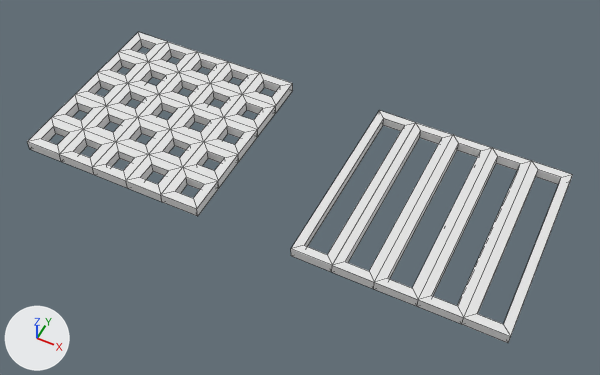
One commit to the Blender file Models + Textures/Work in Progress/Grate.blend: the scene before it, then after it.
One viewpoint serves both versions: a 50 mm camera at (2.94, -13.52, 15.97) aimed at (-3.63, -0.38, -0.45). The axes (+X, +Y, +Z) are drawn at lower left. The lights are the same throughout. Mesh edges are drawn as thin lines.

Script lines for the objects in view, before the commit:
```python
me_plane = bpy.data.meshes.new('Plane')
me_plane.from_pydata(...)  # 272 vertices, 320 faces; spans x -10.67..-5.38, y -2.65..2.65, z -0.14..0.14
me_plane_001 = bpy.data.meshes.new('Plane.001')
me_plane_001.from_pydata(...)  # 64 vertices, 72 faces; spans x -2.71..2.71, y -2.71..2.71, z -0.14..0.14
ob_plane = bpy.data.objects.new('Plane', me_plane)
ob_plane.location = (0.0, 0.0, 0.0)
ob_plane_001 = bpy.data.objects.new('Plane.001', me_plane_001)
ob_plane_001.location = (0.0, 0.0, 0.0)
```
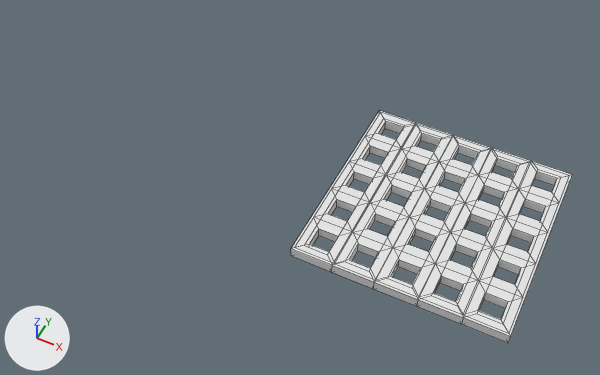
Location of each change, [x1, y1, x2, y2] in pixels of the pictures (600 x 375 px):
'Plane', mesh moved
    before: [27, 32, 293, 216]
    after: [295, 112, 570, 333]
'Plane.001', unchanged, covered by the edit
    both: [291, 110, 573, 343]

Edits to the bpy script that builds the scene:
```text
Change me_plane:
    where me_plane.from_pydata(...)  # 272 vertices, 320 faces; spans x -10.67..-5.38, y -2.65..2.65, z -0.14..0.14
    used by ob_plane; location = (0.0, 0.0, 0.0)
    me_plane part 1: the whole mesh is moved by (8.02, 0.0, 0.0)
```
